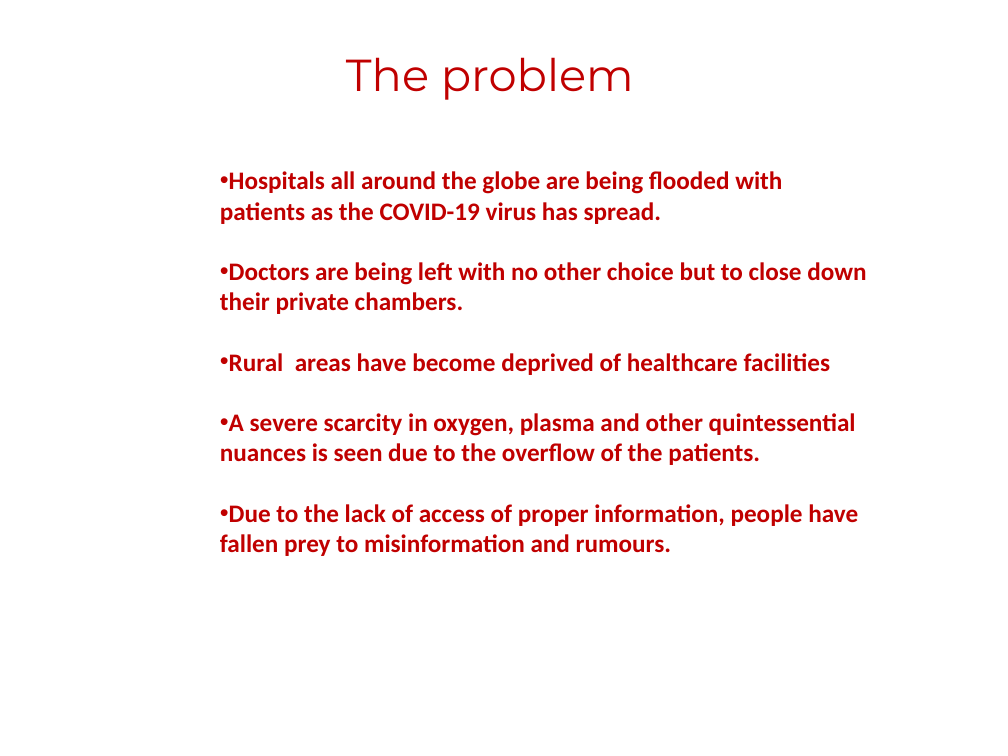
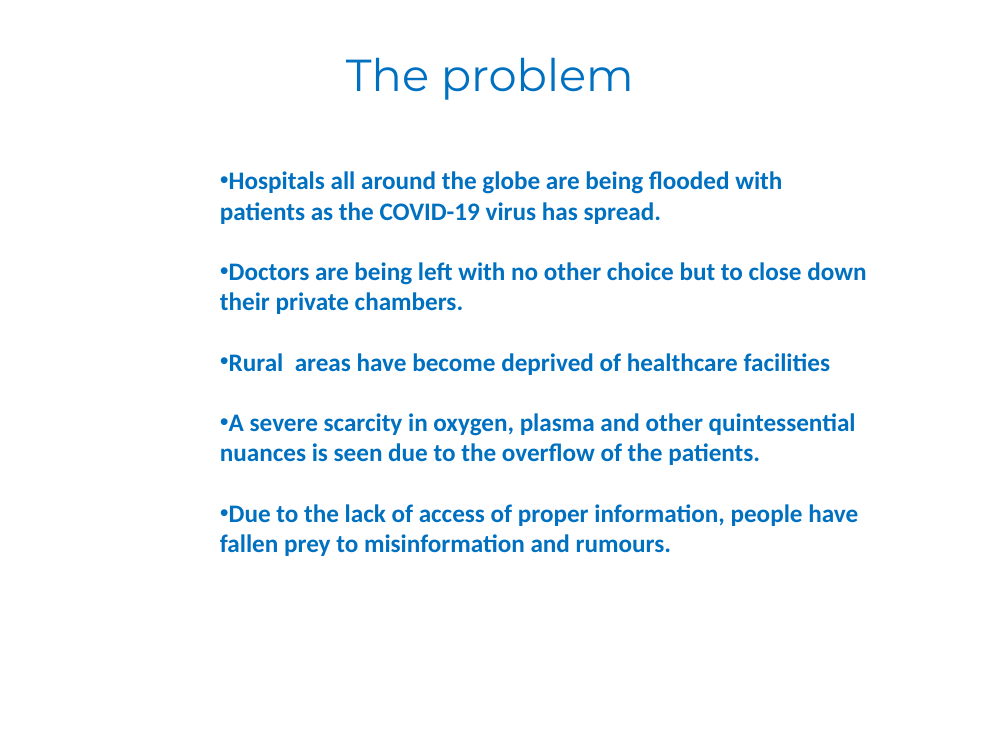
Before and after one commit to zhalok/HackNSU3_APLOMB, a slide deck: slide 2 of Healthcare Comrade.pptx. Drawn at 1008x756 pixels with LibreOffice and Linux fonts; fonts in the diff are those of the drawing; background and template pictures are left out. Boxes give left, top, right and bottom in pixels: in the first picture for what was removed or moved away, otherwise in the second. Text is boxed around its words. In the diff, an @@ line names an element or a change of style, - is before the commit and + after.

```diff
--- a/Healthcare Comrade.pptx
+++ b/Healthcare Comrade.pptx
@@ text "The problem" at (x1=346, y1=57, x2=634, y2=100): text colour #C00000 to #0070C0 @@
@@ text "Hospitals all around the globe ..." at (x1=220, y1=171, x2=866, y2=556): text colour #C00000 to #0070C0 @@
```
Also in this commit, not shown: 6 other slides changed, 1 other file.
